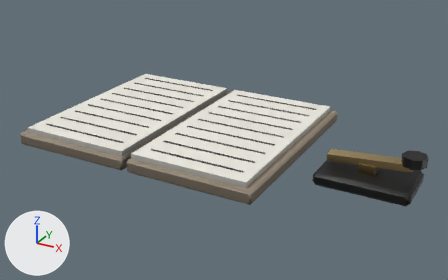
The glTF model assets/models/props/logbook.glb as it was, and as the next commit left it.
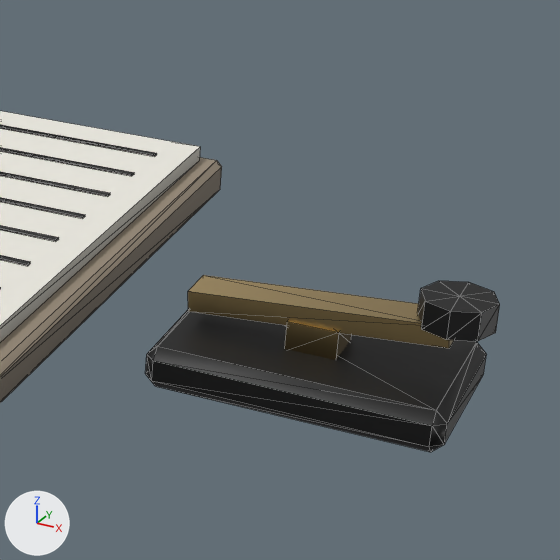
There are two pictures of each version: one whole from a 50 mm camera at (0.246, -0.478, 0.24) aimed at (-0.011, -0.01, 0.006), one close up on the part from 59% to 100% of the width and 21% to 86% of the height. Every picture has the same lights, and +X, +Y and +Z are marked at lower left. The first two pictures are the older version. The close-ups show mesh edges as thin lines. Vertices at exactly the same position are counted once.

Names of what the first close-up shows: 'static'.
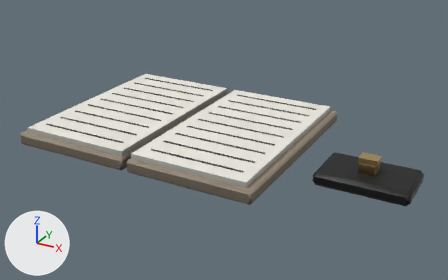
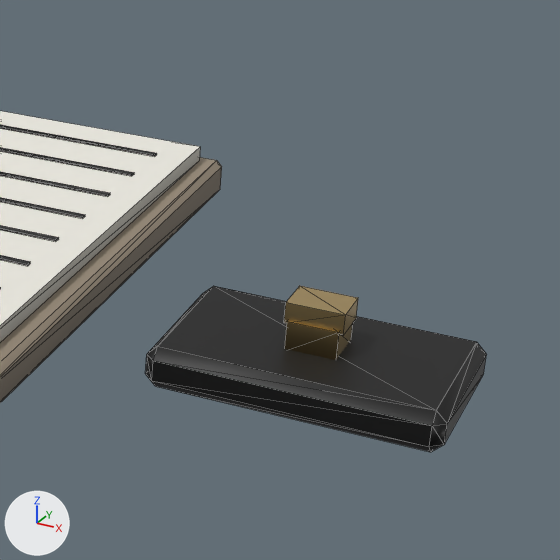
Where the change shows, as pixel boxes [x1, y1, x2, y2] in the close-ups (560 x 560 px):
'static', reshaped: before [0, 111, 500, 452]; after [0, 111, 486, 452]
part 1 of me_static, added (brown): after [284, 286, 358, 335]
part 2 of me_static, deleted: before [418, 281, 500, 341]
part 3 of me_static, deleted (brown): before [188, 275, 454, 348]
part 4 of me_static, recoloured: before [188, 312, 478, 411]; after [188, 286, 478, 411]

What changed in the scene script:
```text
Change me_static:
    used by ob_static; location = (0.0, 0.0, 0.0)
    remove me_static.from_pydata(...)  # 266 vertices, 428 faces; spans x -0.182..0.175, y -0.1..0.1, z 0.0..0.034
    add me_static.from_pydata(...)  # 248 vertices, 396 faces; spans x -0.182..0.17, y -0.1..0.1, z 0.0..0.025
    me_static part 1: a new loose piece, a box spanning x 0.122..0.138, y -0.026..-0.014, z 0.019..0.025, in mat_brass
    me_static part 2: the loose piece of 18 vertices spanning x 0.155..0.175, y -0.03..-0.01, z 0.026..0.034 is deleted
    me_static part 3: the loose piece of 8 vertices spanning x 0.095..0.165, y -0.026..-0.014, z 0.016..0.028 is deleted
    me_static part 4: 10 kept faces spanning x 0.062..0.17, y -0.098..0.098, z 0.002..0.02 get new vertex colours
```
